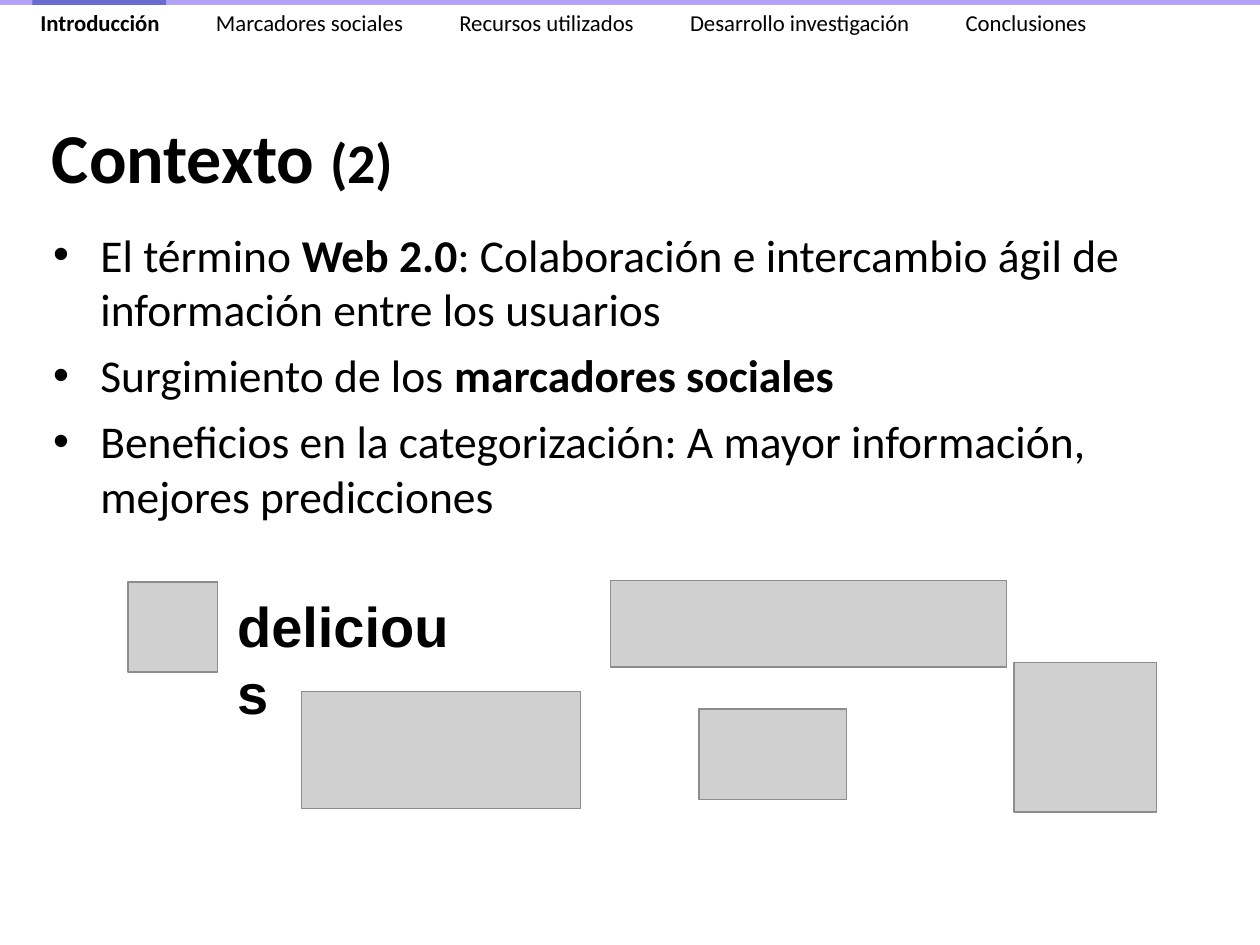
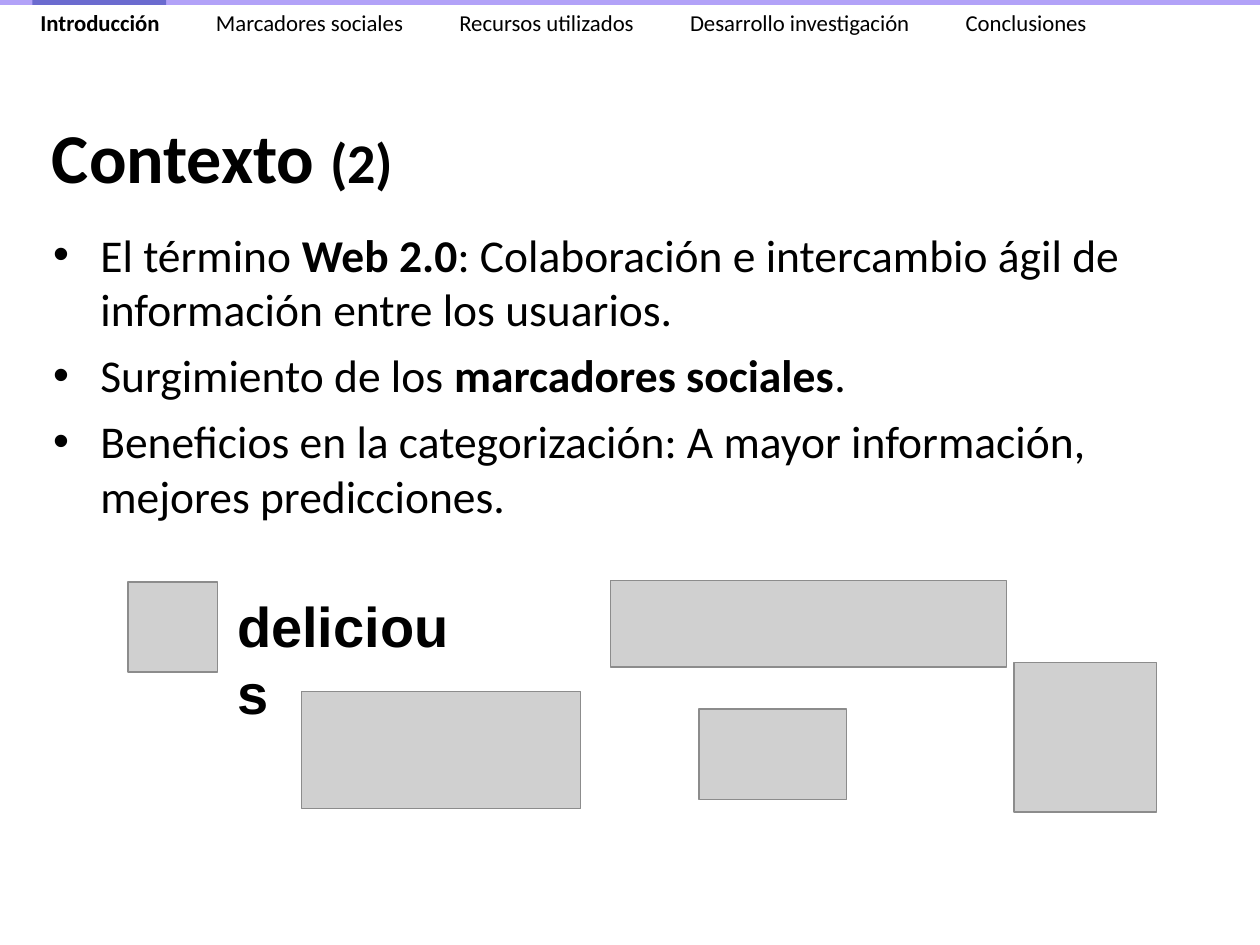
Before and after one commit to ak907kenai/nicotournetesis, a slide deck: slide 6 of docs_trunk/Presentación/Nicolás Tourné - Presentación Tesis (v2.3).ppt. Drawn at 1260x945 pixels with LibreOffice and Linux fonts; fonts in the diff are those of the drawing; grey boxes stand for pictures. Boxes give left, top, right and bottom in pixels: in the first picture for what was removed or moved away, otherwise in the second. Text is boxed around its words. In the diff, an @@ line names an element or a change of style, - is before the commit and + after.

```diff
--- a/docs_trunk/Presentación/Nicolás Tourné - Presentación Tesis (v2.3).ppt
+++ b/docs_trunk/Presentación/Nicolás Tourné - Presentación Tesis (v2.3).ppt
@@ text at [100, 240, 1119, 521]: text changed @@
-• El término Web 2.0: Colaboración e intercambio ágil de información entre los usuarios
-• Surgimiento de los marcadores sociales
-• Beneficios en la categorización: A mayor información, mejores predicciones
+• El término Web 2.0: Colaboración e intercambio ágil de información entre los usuarios.
+• Surgimiento de los marcadores sociales.
+• Beneficios en la categorización: A mayor información, mejores predicciones.
```
Also in this commit, not shown: 23 other slides changed, 11 slides removed, 1 other file.
